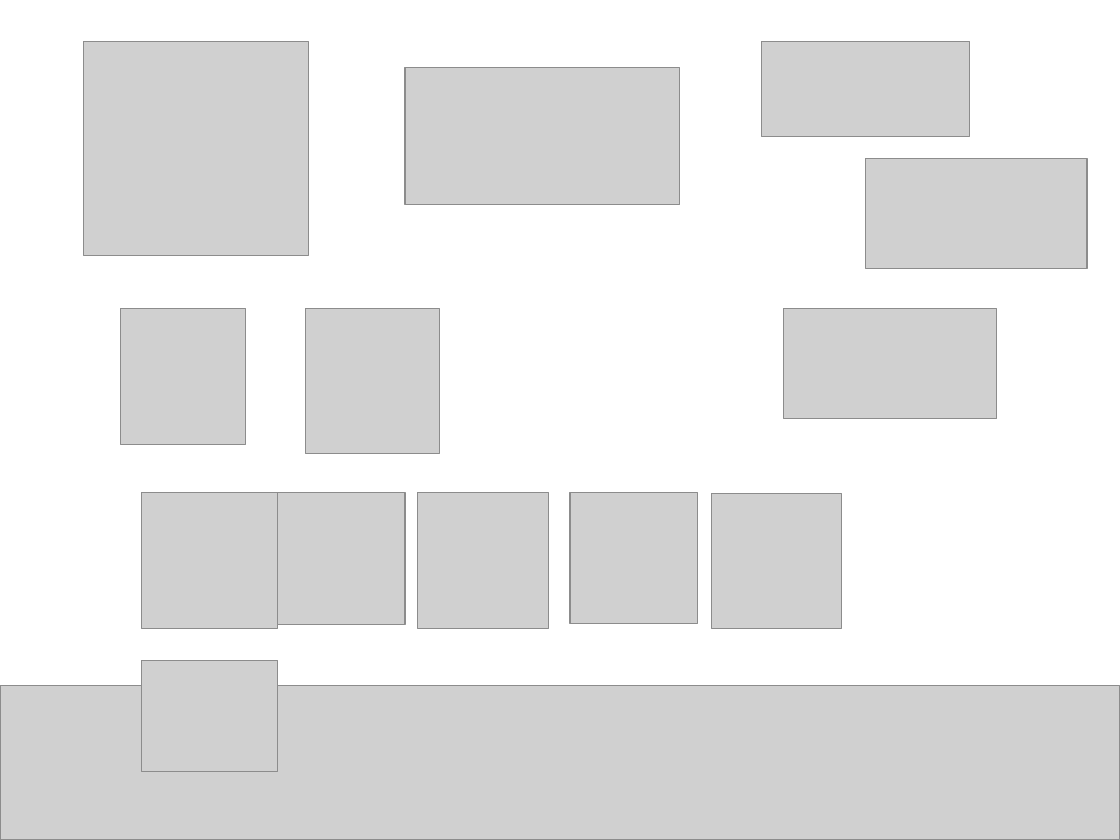
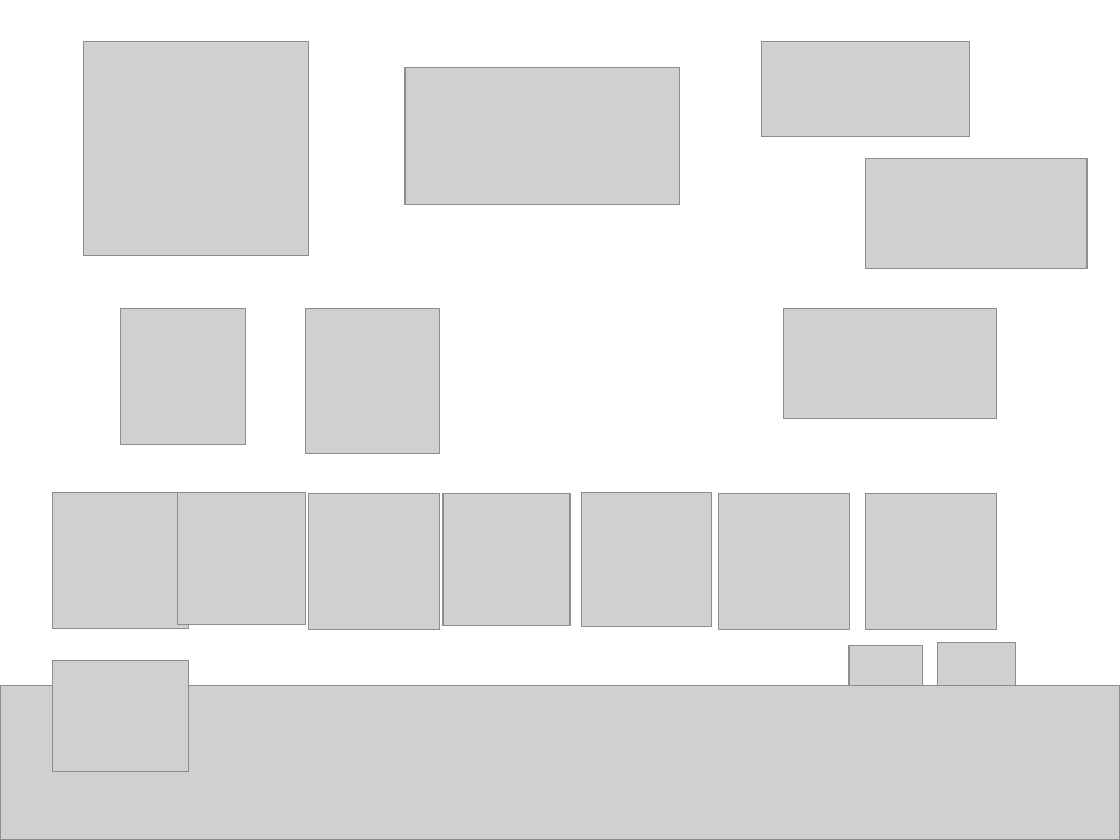
Before and after one commit to lisa-bee/FlowerGrow, a slide deck: slide 14 of document/Presentation FlowerGrow.pptx (slide 7 before the commit). Drawn at 1120x840 pixels with LibreOffice and Linux fonts; fonts in the diff are those of the drawing; grey boxes stand for pictures; background and template pictures are left out. Boxes give left, top, right and bottom in pixels: in the first picture for what was removed or moved away, otherwise in the second. Text is boxed around its words. In the diff, an @@ line names an element or a change of style, - is before the commit and + after.

```diff
--- a/document/Presentation FlowerGrow.pptx
+++ b/document/Presentation FlowerGrow.pptx
@@ picture: place and size @@
-picture at <box>141,492,278,628</box>
+picture at <box>53,492,189,628</box>
@@ picture: place and size @@
-picture at <box>278,492,405,624</box>
+picture at <box>178,492,306,624</box>
@@ picture: place and size @@
-picture at <box>418,492,549,628</box>
+picture at <box>308,494,439,631</box>
@@ picture: place and size @@
-picture at <box>570,492,697,624</box>
+picture at <box>444,494,570,626</box>
@@ picture: place and size @@
-picture at <box>711,494,841,628</box>
+picture at <box>581,492,711,626</box>
@@ picture added at <box>718,494,849,629</box> @@
@@ picture added at <box>866,494,997,631</box> @@
@@ picture added at <box>849,645,922,685</box> @@
@@ picture added at <box>937,643,1016,685</box> @@
@@ picture: place and size @@
-picture at <box>141,661,278,772</box>
+picture at <box>53,661,189,772</box>
```
Also in this commit, not shown: 3 other slides changed, 10 slides added, 1 slide removed, 2 other files.
